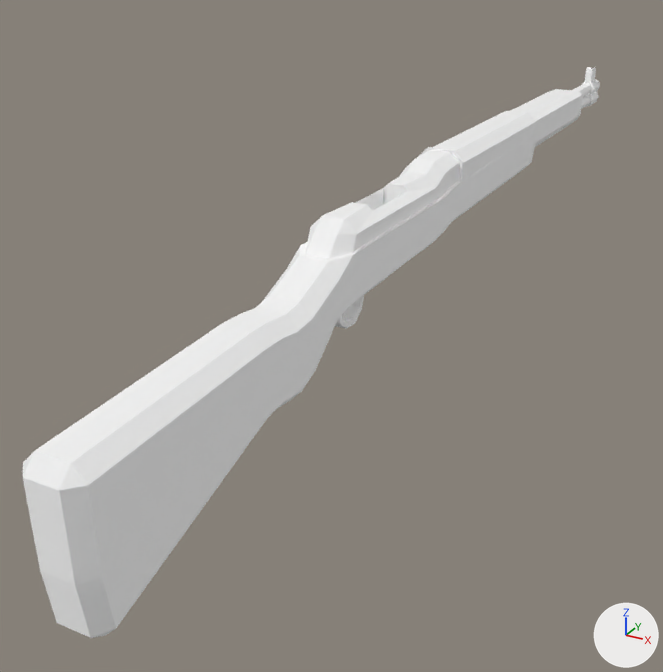
The glTF model godot/assets/models/guns/garand.glb, before and after one commit.
Camera for both pictures: a camera (50 mm lens) standing at (0.323, -0.829, 0.269) and looking at (-0.082, -0.094, -0.099). Arrows for +X, +Y and +Z are at lower right; the lights stay in place. The first picture is the older version. Where no turn or scale is listed for an object, it has been applied to the vertices.

The older version as bpy lines, for what is in view:
```python
mat_barrels = principled_material('Barrels')
mat_barrels.base_color = (1.0, 1.0, 1.0)  # white #ffffff
mat_barrels.metallic = 1.0
mat_barrels.roughness = 1.0
mat_black = principled_material('Black')
mat_black.base_color = (1.0, 1.0, 1.0)  # white #ffffff
mat_black.metallic = 1.0
mat_black.roughness = 1.0
mat_darkwood = principled_material('DarkWood')
mat_darkwood.base_color = (1.0, 1.0, 1.0)  # white #ffffff
mat_darkwood.metallic = 1.0
mat_darkwood.roughness = 1.0
mat_lightwood = principled_material('LightWood')
mat_lightwood.base_color = (1.0, 1.0, 1.0)  # white #ffffff
mat_lightwood.metallic = 1.0
mat_lightwood.roughness = 1.0
mat_metal = principled_material('Metal')
mat_metal.base_color = (1.0, 1.0, 1.0)  # white #ffffff
mat_metal.metallic = 1.0
mat_metal.roughness = 1.0
me_rifle = bpy.data.meshes.new('Rifle')
me_rifle.from_pydata(...)  # 982 vertices, 1912 faces; spans x -0.015..0.03, y -0.338..0.762, z -0.106..0.086
# faces by material slot: [380, 232, 194, 12, 248, 630, 216]
me_rifle.materials.append(mat_lightwood)  # white #ffffff
me_rifle.materials.append(mat_black)  # white #ffffff
me_rifle.materials.append(mat_metal)  # white #ffffff
me_rifle.materials.append(mat_darkwood)  # white #ffffff
me_rifle.materials.append(mat_barrels)  # white #ffffff
me_rifle.materials.append(mat_bulletyellow)  # white #ffffff
me_rifle.materials.append(mat_bulletorange)  # white #ffffff
ob_rifle = bpy.data.objects.new('Rifle', me_rifle)
ob_rifle.location = (-0.007, -0.212, 0.01)
```
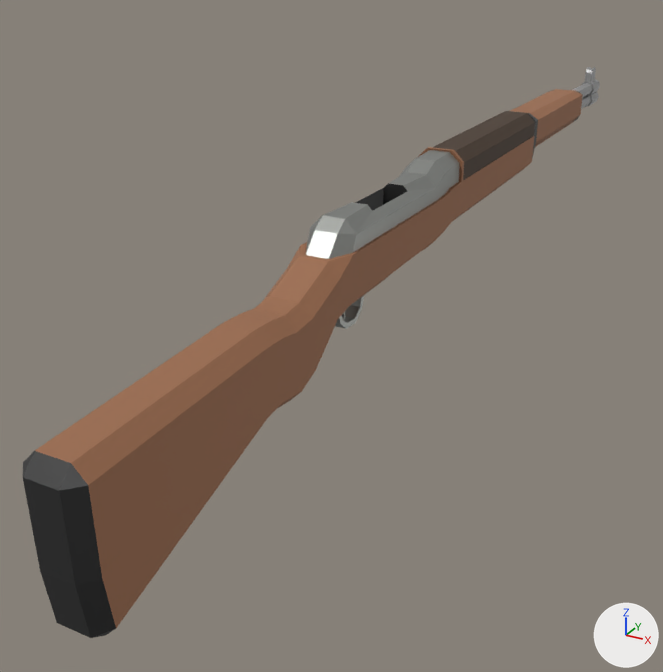
Pixel boxes [x1, y1, x2, y2] of what changed, in the pictures (663 x 672 px):
'Rifle', recoloured, surface changed (white to brown)
    both: [23, 67, 600, 638]

Edits to the bpy script that builds the scene:
```text
Change mat_lightwood:
    mat_lightwood.metallic: 1.0 -> 0.0
    mat_lightwood.base_color: (1.0, 1.0, 1.0) -> (0.334, 0.149, 0.0742)  # white #ffffff -> brown #9c6c4d
    mat_lightwood.roughness: 1.0 -> 0.72
Change mat_black:
    mat_black.base_color: (1.0, 1.0, 1.0) -> (0.0668, 0.0668, 0.0668)  # white #ffffff -> dark grey #494949
    mat_black.metallic: 1.0 -> 0.75
    mat_black.roughness: 1.0 -> 0.42
Change mat_metal:
    mat_metal.base_color: (1.0, 1.0, 1.0) -> (0.332, 0.342, 0.323)  # white #ffffff -> grey #9c9e9a
    mat_metal.roughness: 1.0 -> 0.42
Change mat_darkwood:
    mat_darkwood.metallic: 1.0 -> 0.0
    mat_darkwood.base_color: (1.0, 1.0, 1.0) -> (0.0637, 0.0375, 0.0215)  # white #ffffff -> brown #473628
    mat_darkwood.roughness: 1.0 -> 0.72
Change mat_barrels:
    mat_barrels.base_color: (1.0, 1.0, 1.0) -> (0.458, 0.458, 0.458)  # white #ffffff -> grey #b4b4b4
    mat_barrels.roughness: 1.0 -> 0.42
```
